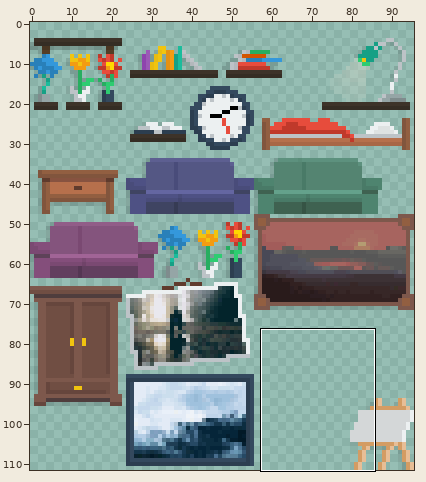
Sprite sheet, stored at assets/wood/tilemap_wood_decoration.png. Above: a wide view before the commit, with the close-up outlined.
Close-up. Earlier state:
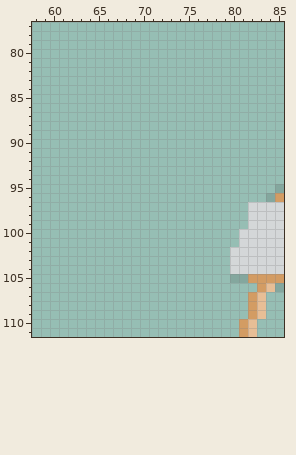
The file is 96x112 pixels. Pixels under 10% opacity are left out. Colours within 5 levels of each other are drawn and written as one. Shown: x 58..85, y 77..111.
Now the later version:
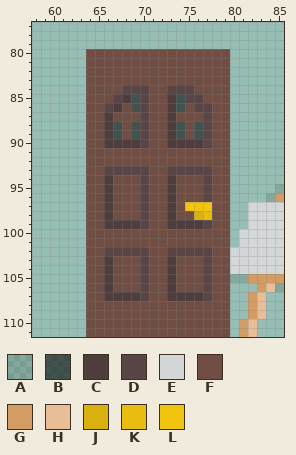
Palette (. is transparent): A #0000001f  B #0000008f  C #4f3d3d  D #594545  E #d4d7d8  F #704e43  G #d39c63  H #e7be96  J #d8b00f  K #e8bc10  L #f1c40f
From old to new:
@@ x 58..85 @@
  79 ............................
- 80 ............................
- 81 ............................
- 82 ............................
- 83 ............................
- 84 ............................
- 85 ............................
- 86 ............................
- 87 ............................
- 88 ............................
- 89 ............................
- 90 ............................
- 91 ............................
- 92 ............................
- 93 ............................
- 94 ............................
- 95 ...........................A
- 96 ..........................AG
- 97 ........................EEEE
- 98 ........................EEEE
- 99 ........................EEEE
-100 .......................EEEEE
-101 .......................EEEEE
-102 ......................EEEEEE
-103 ......................EEEEEE
-104 ......................EEEEEE
-105 ......................AAGGGG
-106 .........................GHA
-107 ........................GH..
-108 ........................GH..
-109 ........................GH..
-110 .......................GH...
-111 .......................GH...
+ 80 ......FFFFFFFFFFFFFFFF......
+ 81 ......FFFFFFFFFFFFFFFF......
+ 82 ......FFFFFFFFFFFFFFFF......
+ 83 ......FFFFFFFFFFFFFFFF......
+ 84 ......FFFFDDDFFDDDFFFF......
+ 85 ......FFFDCBDFFCBDDFFF......
+ 86 ......FFDCFBDFFCBFDDFF......
+ 87 ......FFCFFFDFFCFFFDFF......
+ 88 ......FFCBFBDFFCBFBDFF......
+ 89 ......FFCBFBDFFCBFBDFF......
+ 90 ......FFCCCCDFFCCCCDFF......
+ 91 ......FFFFFFFFFFFFFFFF......
+ 92 ......FFFFFFFFFFFFFFFF......
+ 93 ......FFDDDDDFFDDDDDFF......
+ 94 ......FFCFFFDFFCFFFDFF......
+ 95 ......FFCFFFDFFCFFFDFF.....A
+ 96 ......FFCFFFDFFCFFFDFF....AG
+ 97 ......FFCFFFDFFCFLLLFF..EEEE
+ 98 ......FFCFFFDFFCFFJKFF..EEEE
+ 99 ......FFCCCCDFFCCCCDFF..EEEE
+100 ......FFFFFFFFFFFFFFFF.EEEEE
+101 ......FFFFFFFFFFFFFFFF.EEEEE
+102 ......FFDDDDDFFDDDDDFFEEEEEE
+103 ......FFCFFFDFFCFFFDFFEEEEEE
+104 ......FFCFFFDFFCFFFDFFEEEEEE
+105 ......FFCFFFDFFCFFFDFFAAGGGG
+106 ......FFCFFFDFFCFFFDFF...GHA
+107 ......FFCCCCDFFCCCCDFF..GH..
+108 ......FFFFFFFFFFFFFFFF..GH..
+109 ......FFFFFFFFFFFFFFFF..GH..
+110 ......FFFFFFFFFFFFFFFF.GH...
+111 ......FFFFFFFFFFFFFFFF.GH...
Pixel boxes of the changes (left, top, right, bottom) in both close-ups:
added: (86, 49, 230, 337)
